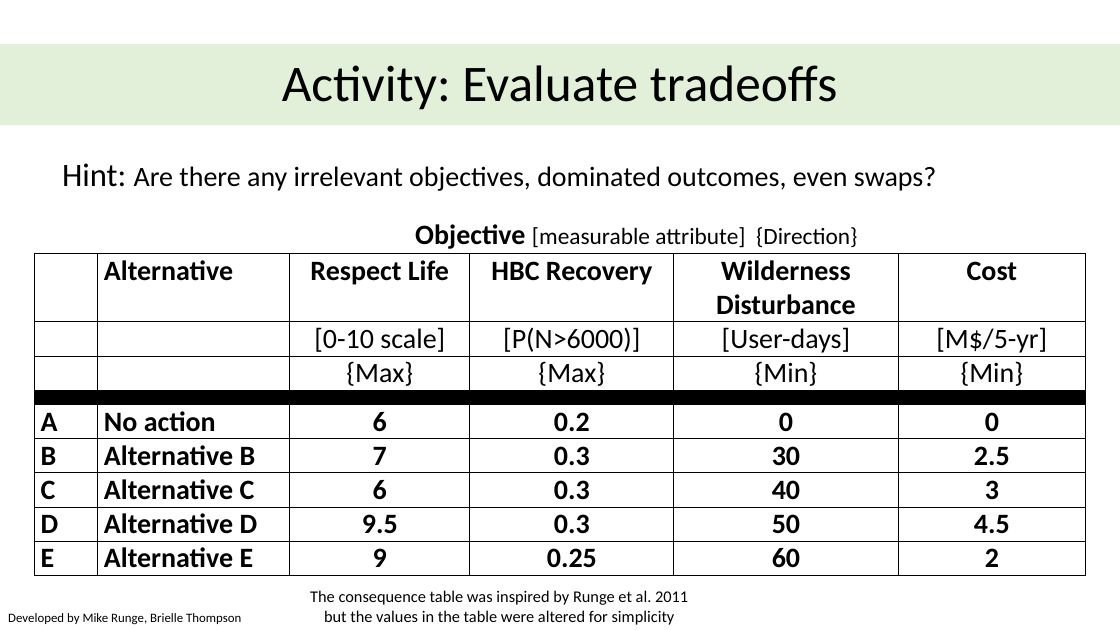
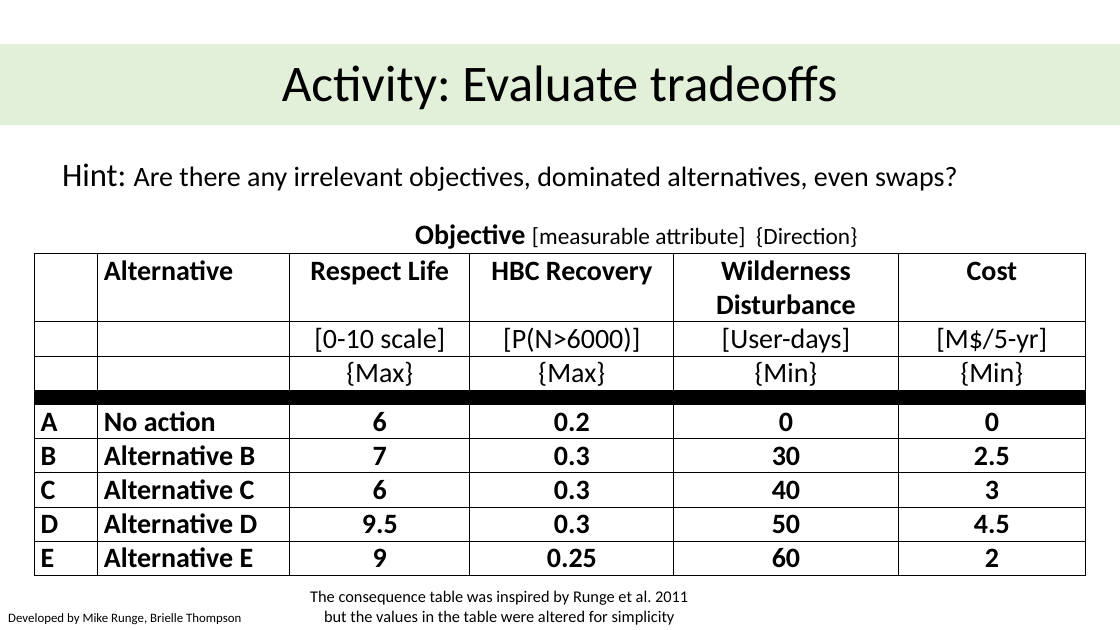
Before and after one commit to briellekthompson/NATR_8001_DecisionAnalysis_Fall25_Mizzou, a slide deck: slide 25 of material/Week5-Tradeoffs/Week5_SDM_Mizzou.pptx. Drawn at 1120x630 pixels with LibreOffice and Linux fonts; fonts in the diff are those of the drawing; background and template pictures are left out. Boxes give left, top, right and bottom in pixels: in the first picture for what was removed or moved away, otherwise in the second. Text is boxed around its words. In the diff, an @@ line names an element or a change of style, - is before the commit and + after.

```diff
--- a/material/Week5-Tradeoffs/Week5_SDM_Mizzou.pptx
+++ b/material/Week5-Tradeoffs/Week5_SDM_Mizzou.pptx
@@ text at (x1=62, y1=163, x2=957, y2=191): text changed @@
-Hint: Are there any irrelevant objectives, dominated outcomes, even swaps?
+Hint: Are there any irrelevant objectives, dominated alternatives, even swaps?
```
Also in this commit, not shown: 3 other files.
